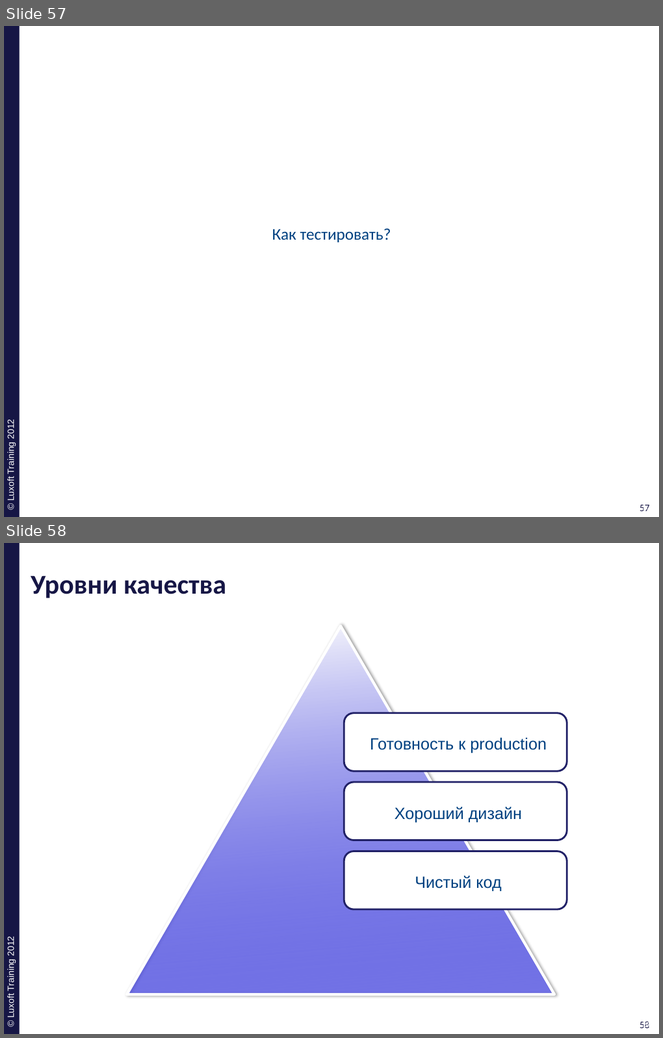
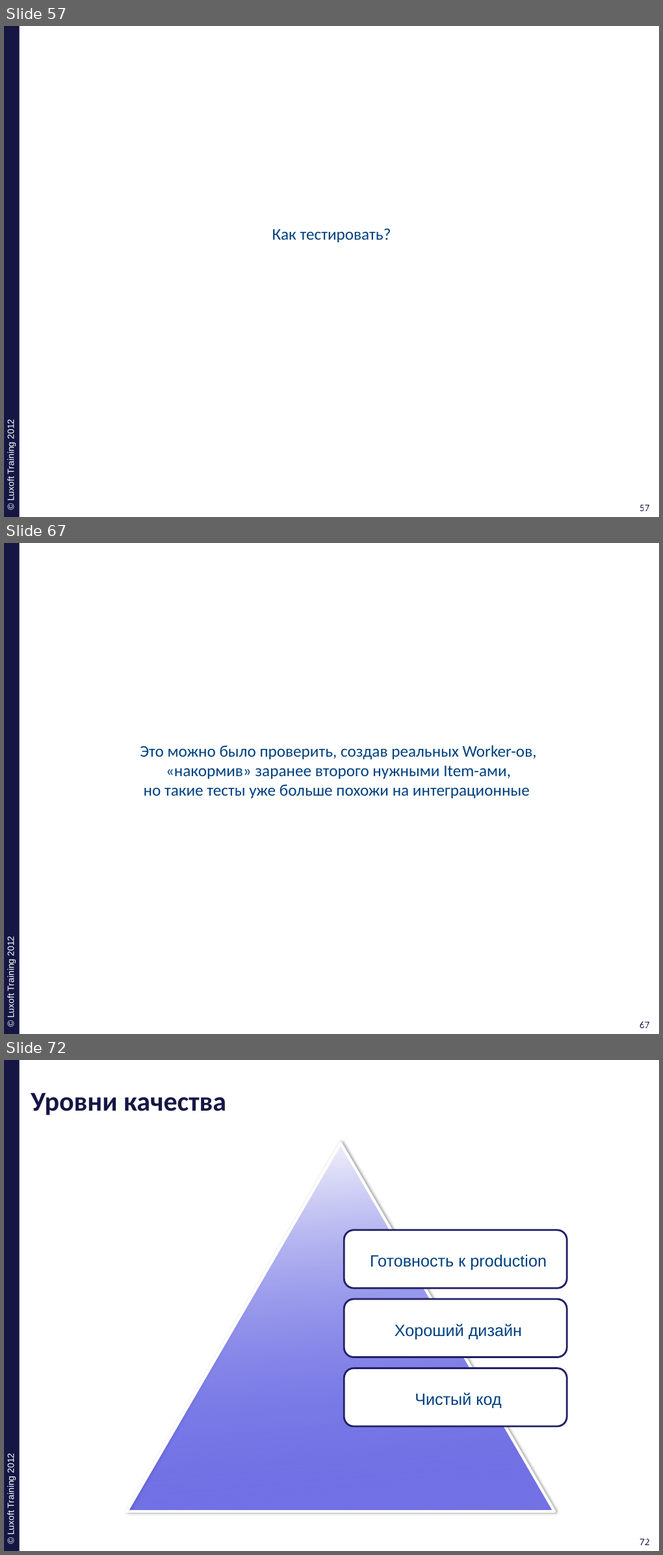
Before and after one commit to ivan-dyachenko/Trainings, a slide deck: Test Driven Development/materials/pptx/2. TDD-Behavior.pptx. Shown one above the other, each under a label of ours: slides 57 and 58 before the commit, slides 57, 67 and 72 after it; the slides between them are not shown. The pictures are 663x1038 and 663x1555 pixels, drawn with LibreOffice and Linux fonts; fonts in the diff are those of the drawing; background and template pictures are left out. Boxes give left, top, right and bottom in pixels: in the first picture for what was removed or moved away, otherwise in the second. Text is boxed around its words. In the diff, an @@ line names an element or a change of style, - is before the commit and + after.

```diff
--- a/Test Driven Development/materials/pptx/2. TDD-Behavior.pptx
+++ b/Test Driven Development/materials/pptx/2. TDD-Behavior.pptx
@@ slide 67 added at [4, 543, 659, 1034], background #FFFFFF; not listed: 4 template elements that a slide beside it also shows @@
@@ text added at [140, 745, 537, 798], 18 pt, text #004080 @@
+Это можно было проверить, создав реальных Worker-ов, «накормив» заранее второго нужными Item-ами,
+но такие тесты уже больше похожи на интеграционные
@@ what was slide 58 is now slide 72 @@
@@ page number at [640, 1539, 650, 1546]: text changed @@
-58
+72
@@ page number at [643, 1539, 653, 1546]: text changed @@
-58
+72
```
Also in this commit, not shown: 13 other slides added.
